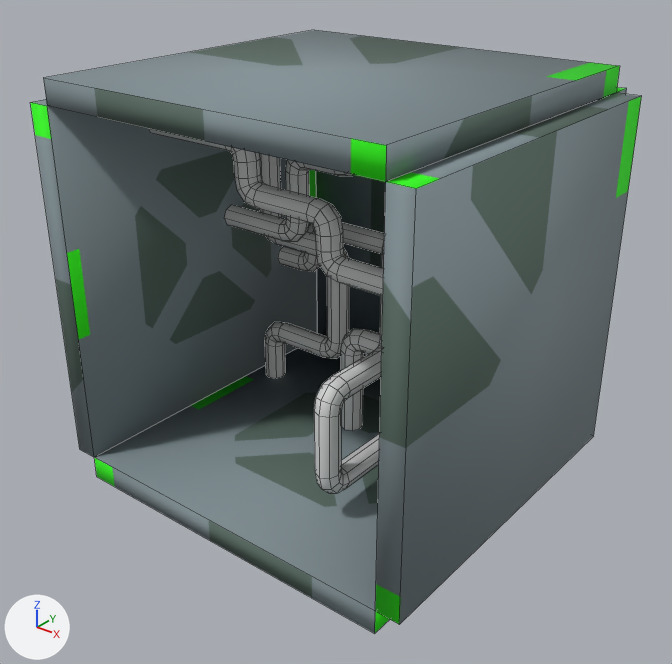
One commit to the FBX model GraduationGame unity/Assets/040_model/030_sets/BuildingBlogs/Live/PipeBack01.fbx: the scene before it, then after it.
Both versions are drawn from a camera (50 mm lens) standing at (0.0433, -0.0397, 0.0446) and looking at (0.0004, 0.014, 0.0113). Every picture has the same lights, and +X, +Y and +Z are marked at lower left. Mesh edges are drawn as thin lines. Where no turn or scale is listed for an object, it has been applied to the vertices.

In view in the first picture: 'Down', 'Left', 'Pipe', 'Rigth', 'Top'.
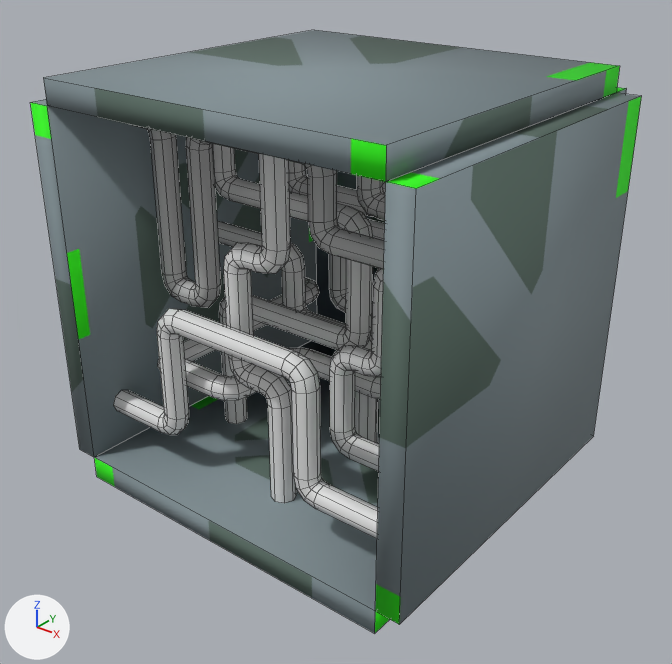
Boxes (x1, y1, x2, y2) around the edits, measured in the pictures (672 x 664 px):
'Pipe', no longer drawn: before (149, 87, 627, 493)
'PipeH04', added: after (113, 309, 378, 539)
'PipeH05', added: after (132, 125, 384, 308)
'PipeV04', added: after (224, 154, 296, 503)
'PipeV03', added: after (213, 144, 373, 424)
'PipeV02', added: after (330, 268, 383, 472)
'PipeH01', added: after (217, 176, 385, 443)
'PipeH3', added: after (158, 277, 381, 401)
'Back', added (black): after (316, 87, 627, 323)
'PipeV01', added: after (329, 219, 385, 317)
'PipeH02', added: after (289, 161, 373, 217)
'PipeV05', added: after (370, 182, 386, 337)

Edits to the bpy script that builds the scene:
```text
Add mat_texture_material:
    mat_texture_material = principled_material('texture_material')
    mat_texture_material.base_color = (0.5, 0.5, 0.5)  # grey #bcbcbc
    mat_texture_material.roughness = 0.553
Add me_pipeh02:
    me_pipeh02.from_pydata(...)  # 144 vertices, 136 faces; spans x -0.015..0.015, y 0.02..0.022, z 0.019..0.029
Add me_pipeh3:
    me_pipeh3.from_pydata(...)  # 208 vertices, 200 faces; spans x -0.015..0.015, y 0.005..0.027, z 0.0067..0.0087
Add me_pipev04:
    me_pipev04.from_pydata(...)  # 144 vertices, 136 faces; spans x -0.0036..0.0024, y 0.005..0.007, z 0.0..0.03
Add me_back:
    me_back.from_pydata(...)  # a box spanning x -0.015..0.015, y 0.03..0.032, z 0.0..0.03
    me_back.polygons.foreach_set('use_smooth', [True] * 6)
    me_back.materials.append(mat_front)  # picture img_metalwall009_basecolor_png
Add me_pipev02:
    me_pipev02.from_pydata(...)  # 208 vertices, 200 faces; spans x 0.003..0.013, y 0.0093..0.0113, z 0.0..0.03
Add me_pipeh04:
    me_pipeh04.from_pydata(...)  # 144 vertices, 136 faces; spans x -0.015..0.015, y 0.0026..0.0046, z 0.003..0.015
Add me_pipev03:
    me_pipev03.from_pydata(...)  # 144 vertices, 136 faces; spans x -0.011..0.005, y 0.0113..0.0133, z 0.0..0.03
Add me_pipeh01:
    me_pipeh01.from_pydata(...)  # 224 vertices, 208 faces; spans x -0.015..0.015, y 0.0151..0.0171, z 0.0..0.03
    me_pipeh01.polygons.foreach_set('use_smooth', [True] * 208)
Add me_pipev01:
    me_pipev01.from_pydata(...)  # 208 vertices, 200 faces; spans x -0.009..0.001, y 0.024..0.026, z 0.0..0.03
Add me_pipeh05:
    me_pipeh05.from_pydata(...)  # 208 vertices, 200 faces; spans x -0.016..0.016, y 0.007..0.009, z 0.013..0.029
    me_pipeh05.polygons.foreach_set('use_smooth', [True] * 200)
    me_pipeh05.materials.append(mat_texture_material)  # its picture is missing
Add me_pipev05:
    me_pipev05.from_pydata(...)  # 208 vertices, 200 faces; spans x -0.001..0.015, y 0.018..0.02, z 0.0..0.03
Change ob_pipe:
    ob_pipe: bpy.data.objects.new('Pipe', me_pipe) -> bpy.data.objects.new('Pipe', None)
Add ob_pipeh02:
    ob_pipeh02 = bpy.data.objects.new('PipeH02', me_pipeh02)
    ob_pipeh02.location = (0.0, 0.0, 0.0)
Add ob_pipeh3:
    ob_pipeh3 = bpy.data.objects.new('PipeH3', me_pipeh3)
    ob_pipeh3.location = (0.0, 0.0, 0.0)
Add ob_pipev04:
    ob_pipev04 = bpy.data.objects.new('PipeV04', me_pipev04)
    ob_pipev04.location = (0.0, 0.0, 0.0)
Add ob_back:
    ob_back = bpy.data.objects.new('Back', me_back)
    ob_back.location = (0.0, 0.0, 0.0)
Add ob_pipev02:
    ob_pipev02 = bpy.data.objects.new('PipeV02', me_pipev02)
    ob_pipev02.location = (0.0, 0.0, 0.0)
Add ob_pipeh04:
    ob_pipeh04 = bpy.data.objects.new('PipeH04', me_pipeh04)
    ob_pipeh04.location = (0.0, 0.0, 0.0)
Add ob_pipev03:
    ob_pipev03 = bpy.data.objects.new('PipeV03', me_pipev03)
    ob_pipev03.location = (0.0, 0.0, 0.0)
Add ob_pipeh01:
    ob_pipeh01 = bpy.data.objects.new('PipeH01', me_pipeh01)
    ob_pipeh01.location = (0.0, 0.0, 0.0)
Add ob_pipev01:
    ob_pipev01 = bpy.data.objects.new('PipeV01', me_pipev01)
    ob_pipev01.location = (0.0, 0.0, 0.0)
Add ob_pipeh05:
    ob_pipeh05 = bpy.data.objects.new('PipeH05', me_pipeh05)
    ob_pipeh05.location = (0.0, 0.0, 0.0)
Add ob_pipev05:
    ob_pipev05 = bpy.data.objects.new('PipeV05', me_pipev05)
    ob_pipev05.location = (-0.0001, 0.0, 0.0)
```
